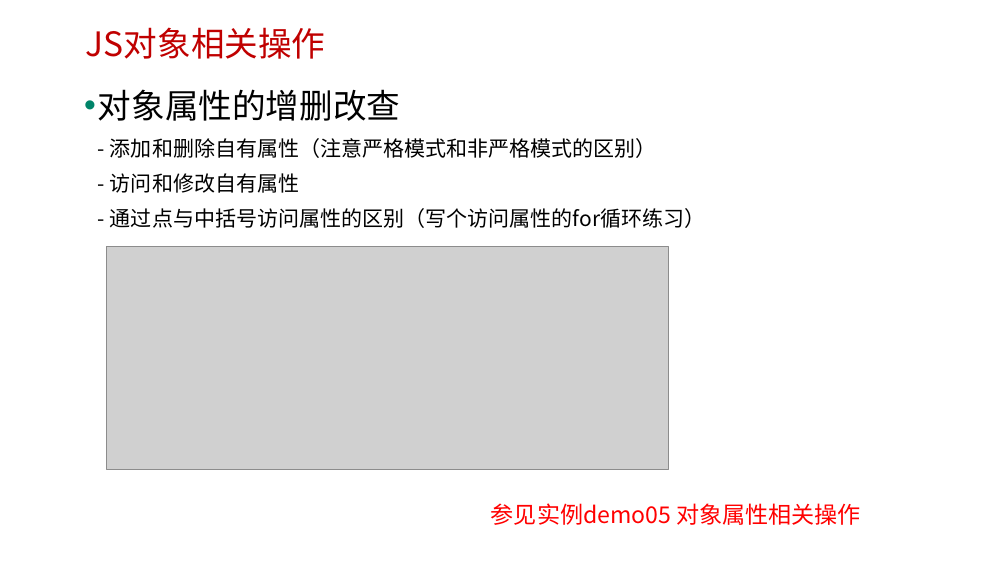
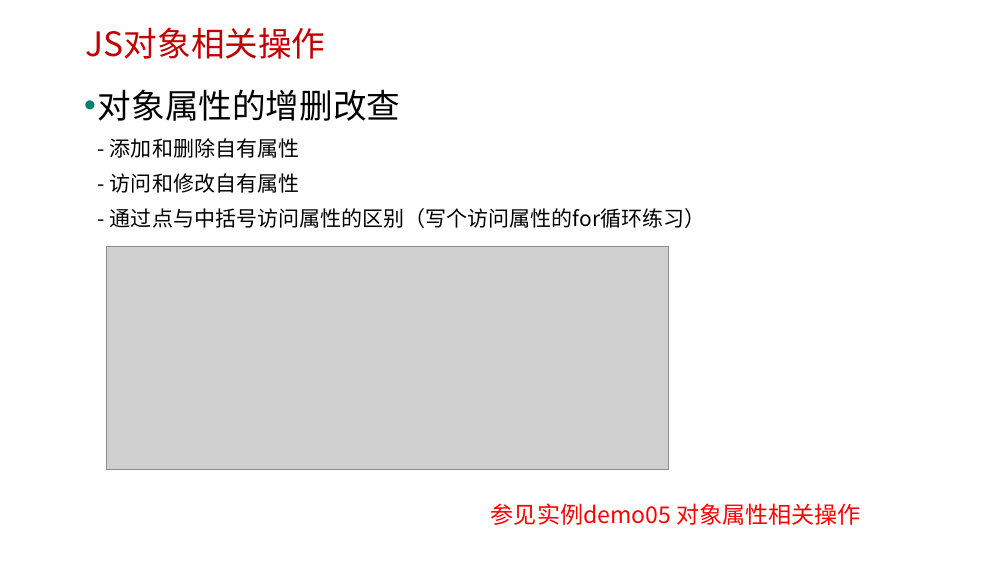
Before and after one commit to edu2act/course-javascript-advanced, a slide deck: slide 12 of 课程PPT/06.JavaScript对象.pptx. Drawn at 1008x567 pixels with LibreOffice and Linux fonts; fonts in the diff are those of the drawing; grey boxes stand for pictures; background and template pictures are left out. Boxes give left, top, right and bottom in pixels: in the first picture for what was removed or moved away, otherwise in the second. Text is boxed around its words. In the diff, an @@ line names an element or a change of style, - is before the commit and + after.

```diff
--- a/课程PPT/06.JavaScript对象.pptx
+++ b/课程PPT/06.JavaScript对象.pptx
@@ text at box(98, 89, 706, 228): text changed @@
-• 对象属性的增删改查
-  - 添加和删除自有属性（注意严格模式和非严格模式的区别）
-  - 访问和修改自有属性
-  - 通过点与中括号访问属性的区别（写个访问属性的for循环练习）
+• 对象属性的增删改查
+  - 添加和删除自有属性
+  - 访问和修改自有属性
+  - 通过点与中括号访问属性的区别（写个访问属性的for循环练习）
```
Also in this commit, not shown: 7 other slides changed, 2 slides added, 10 other files.
